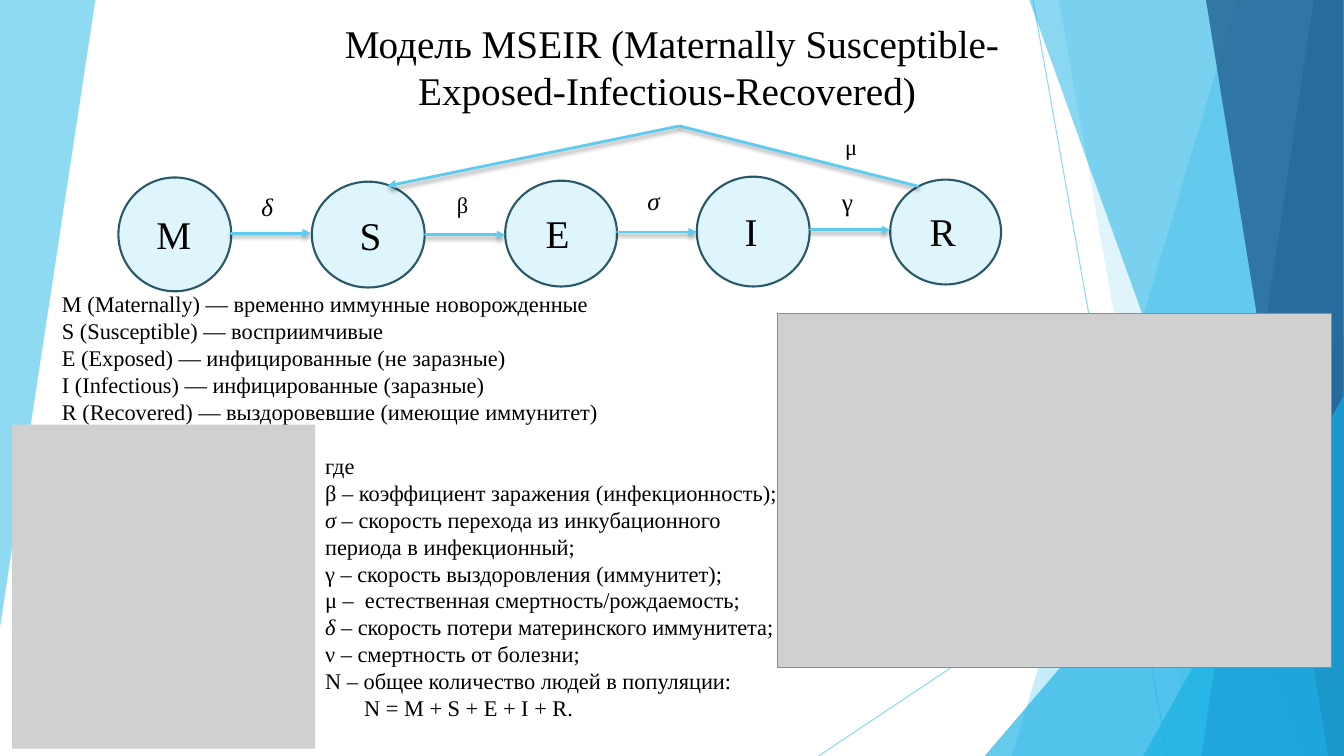
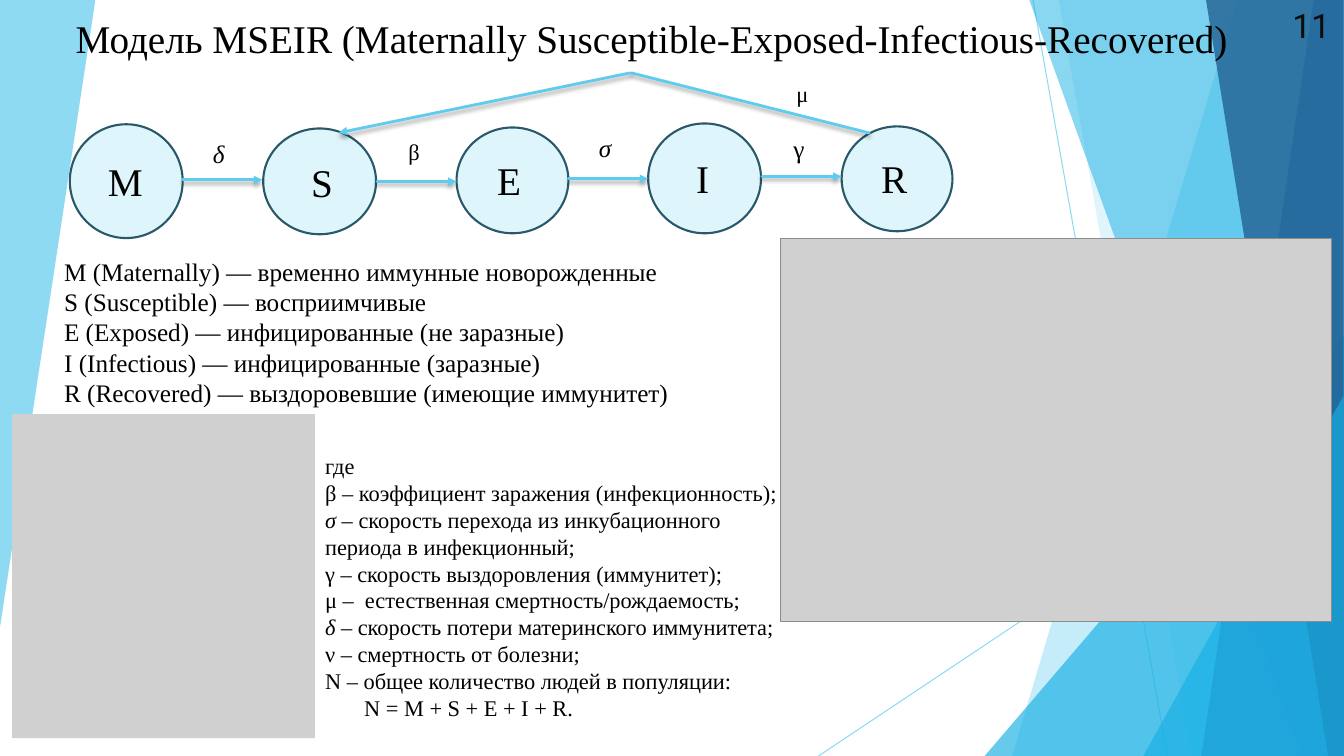
Before and after one commit to wolfufu/EpidemicModelsApp, a slide deck: slide 11 of ПрезентацияДиплом.pptx. Drawn at 1344x756 pixels with LibreOffice and Linux fonts; fonts in the diff are those of the drawing; grey boxes stand for pictures. Boxes give left, top, right and bottom in pixels: in the first picture for what was removed or moved away, otherwise in the second. Text is boxed around its words. In the diff, an @@ line names an element or a change of style, - is before the commit and + after.

```diff
--- a/ПрезентацияДиплом.pptx
+++ b/ПрезентацияДиплом.pptx
@@ text "Модель MSEIR (Maternally Susceptible-Exposed-Infectious-Reco ..." rewrapped from <box>345,30,999,113</box> to <box>76,23,1227,61</box> @@
@@ text added at <box>1292,14,1330,38</box>, 24 pt, text #0D0D0D @@
+11
@@ 10 texts, 5 ellipses, 5 arrows, 1 line: place and size @@
-10 texts, 5 ellipses, 5 arrows, 1 line at <box>118,126,1001,291</box>
+10 texts, 5 ellipses, 5 arrows, 1 line at <box>70,73,953,238</box>
@@ picture: place and size @@
-picture at <box>778,314,1333,667</box>
+picture at <box>780,239,1332,621</box>
@@ text "M (Maternally) — временно иммунные ...": place and size @@
-text "M (Maternally) — временно иммунные ..." at <box>62,296,597,425</box>
+text "M (Maternally) — временно иммунные ..." at <box>64,263,667,408</box>
@@ text "M (Maternally) — временно иммунные ..." at <box>64,263,667,408</box>: size 16 to 18 pt @@
@@ picture: place and size @@
-picture at <box>12,424,316,748</box>
+picture at <box>12,414,316,738</box>
```
Also in this commit, not shown: 18 other slides changed, 2 slides added, 9 other files.
